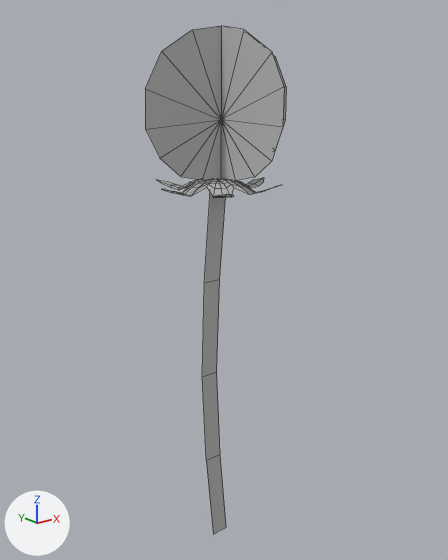
One commit to the FBX model ValleyProduction/Assets/_Art/Meshes/Environment/Meadow/Dandelion/SM_Dandelion_01_LOD0.fbx: the scene before it, then after it.
Before and after are seen from a 50 mm camera at (0.303, -0.98, 1.021) aimed at (1.094, 0.008, 0.626). The lights are fixed; the arrows at lower left show +X, +Y and +Z. Mesh edges are drawn as thin lines. Where no turn or scale is listed for an object, it has been applied to the vertices.

The first picture shows 'SM_Dandelion_01_LOD0'.
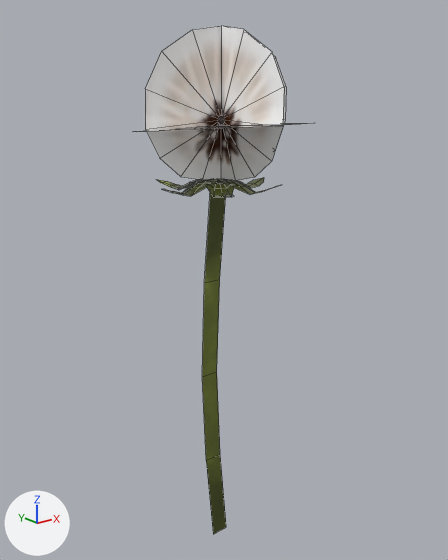
Commit message: add changement dandelion alon

The change, as a list of edits to the scene's bpy script:
```text
Add img_t_dandelion_01_lod0_bc_png:
    img_t_dandelion_01_lod0_bc_png = load_image('T_Dandelion_01_LOD0_BC.png', '../../../../Textures/Environment/Meadow/T_Dandelion_01_LOD0_BC.png', 1024, 1024, 'sRGB')
Change mat_material__27:
    remove mat_material__27.base_color = (0.5, 0.5, 0.5)  # grey #bcbcbc
    add mat_material__27.texture = img_t_dandelion_01_lod0_bc_png
Change me_mesh:
    used by ob_sm_dandelion_01_lod0; location = (1.075, 0.0, 0.0)
    verts and faces of me_mesh; kept vertices keep their numbers, new ones are numbered from 179
    before: 10 (-0.074, 0.117, 0.835) at pixel (155, 179), 17 (-0.076, 0.098, 0.831) at pixel (160, 182), 18 (-0.052, 0.109, 0.831) at pixel (167, 181), 44 (-0.034, 0.091, 0.823) at pixel (179, 185), 45 (-0.057, 0.091, 0.825) at pixel (170, 185)
    before: 46 (-0.068, 0.071, 0.823) at pixel (171, 187)
    remove me_mesh.from_pydata(...)  # 179 vertices, 150 faces; spans x -0.17..0.176, y -0.177..0.169, z 0.0..1.128
    add me_mesh.from_pydata(...)  # 214 vertices, 184 faces; spans x -0.17..0.176, y -0.177..0.169, z 0.0..1.128
    me_mesh part 1: a new loose piece of 33 vertices spanning x -0.17..0.176, y -0.177..0.165, z 0.931..0.955, in mat_material__27 (picture img_t_dandelion_01_lod0_bc_png)
    me_mesh part 2
    add delete_faces([(10, 17, 46, 45), (10, 45, 44, 18)])
    add verts[179] = (-0.065, 0.103, 0.829)  # pixel (163, 182)
    add verts[180] = (-0.075, 0.097, 0.83)  # pixel (160, 182)
    add faces += [(45, 179, 180, 46), (18, 179, 45, 44), (10, 179, 18), (10, 17, 180, 179)]
```

Where the change shows, as pixel boxes (x1, y1, x2, y2) in the pictures (448 x 560 px):
'SM_Dandelion_01_LOD0', surface changed, reshaped (25% wider): before (145, 26, 286, 534); after (135, 26, 311, 534)
part 1 of me_mesh, added: after (135, 123, 311, 132)
part 2 of me_mesh, built on: (157, 180, 178, 188) in both
